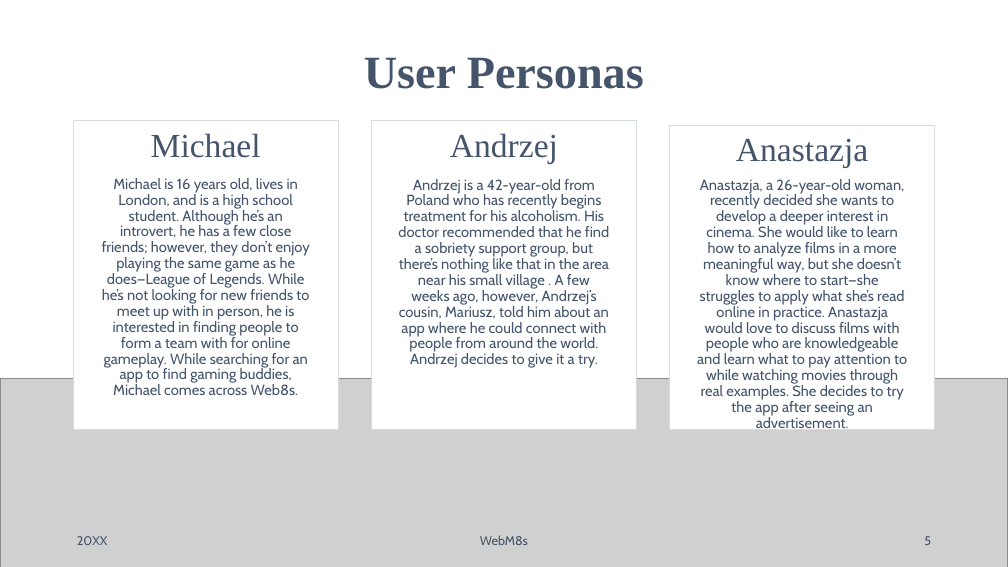
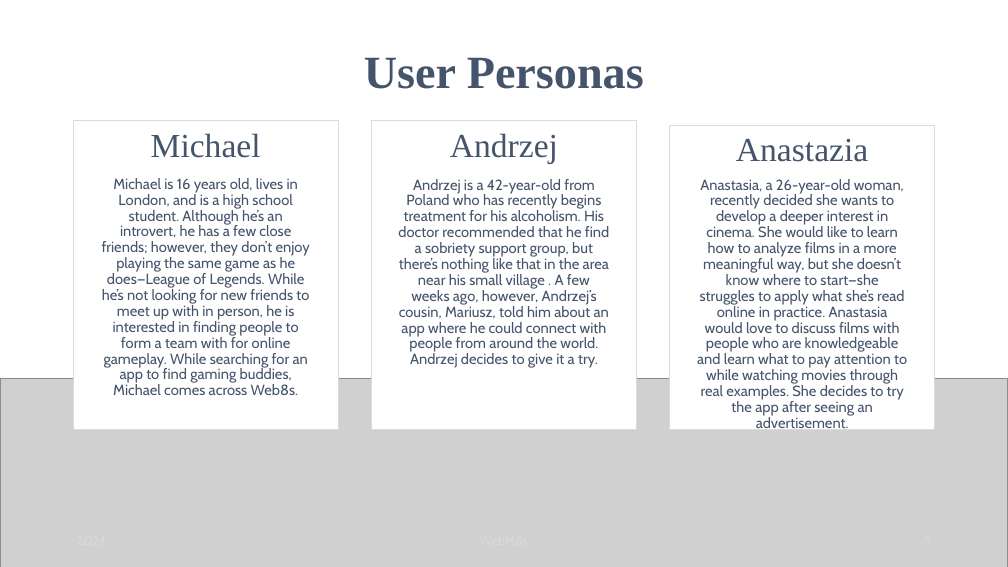
Before and after one commit to jankotanime/projekt-WZI, a slide deck: slide 5 of WebM8s.pptx. Drawn at 1008x567 pixels with LibreOffice and Linux fonts; fonts in the diff are those of the drawing; grey boxes stand for pictures. Boxes give left, top, right and bottom in pixels: in the first picture for what was removed or moved away, otherwise in the second. Text is boxed around its words. In the diff, an @@ line names an element or a change of style, - is before the commit and + after.

```diff
--- a/WebM8s.pptx
+++ b/WebM8s.pptx
@@ text at box(736, 139, 868, 162): text changed @@
-Anastazja
+Anastazia
@@ text at box(697, 179, 907, 428): text changed @@
-Anastazja, a 26-year-old woman, recently decided she wants to develop a deeper interest in cinema. She would like to learn how to analyze films in a more meaningful way, but she doesn’t know where to start—she struggles to apply what she’s read online in practice. Anastazja would love to discuss films with people who are knowledgeable and learn what to pay attention to while watching movies through real examples. She decides to try the app after seeing an advertisement.
+Anastasia, a 26-year-old woman, recently decided she wants to develop a deeper interest in cinema. She would like to learn how to analyze films in a more meaningful way, but she doesn’t know where to start—she struggles to apply what she’s read online in practice. Anastasia would love to discuss films with people who are knowledgeable and learn what to pay attention to while watching movies through real examples. She decides to try the app after seeing an advertisement.
@@ text removed at box(77, 536, 108, 545) @@
-20XX
@@ text removed at box(480, 535, 528, 545) @@
-WebM8s
@@ page number removed at box(924, 536, 931, 545) @@
-5
```
Also in this commit, not shown: 10 other slides changed, 6 slides added, 2 other files.
